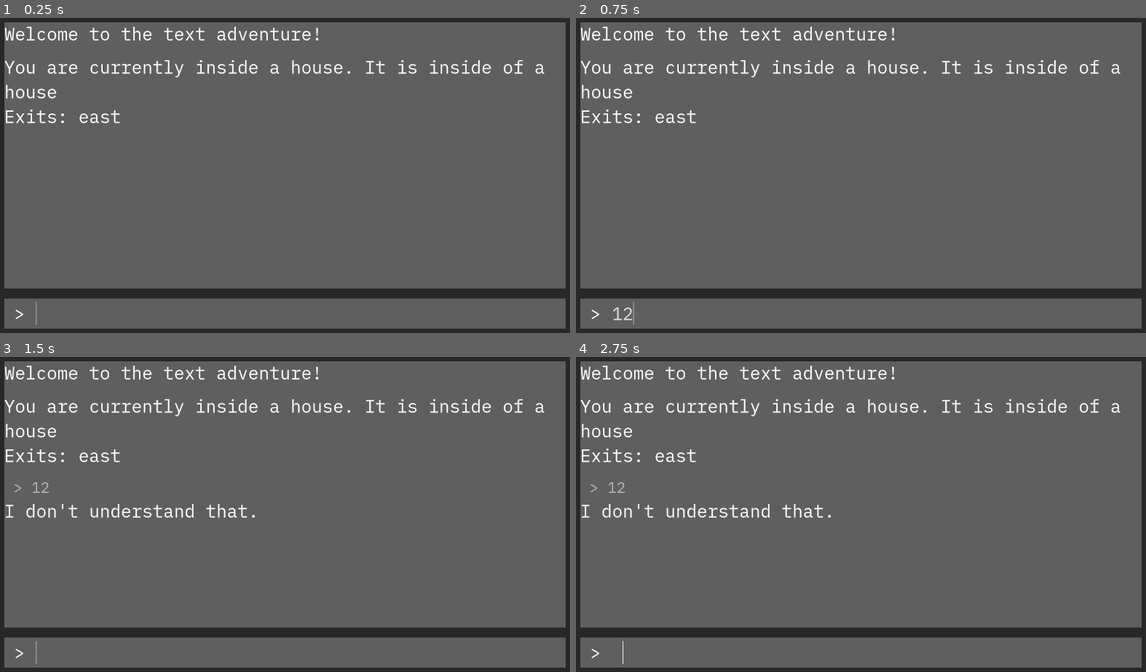
Above: before the commit, frames 1-4 (two rows, left to right).
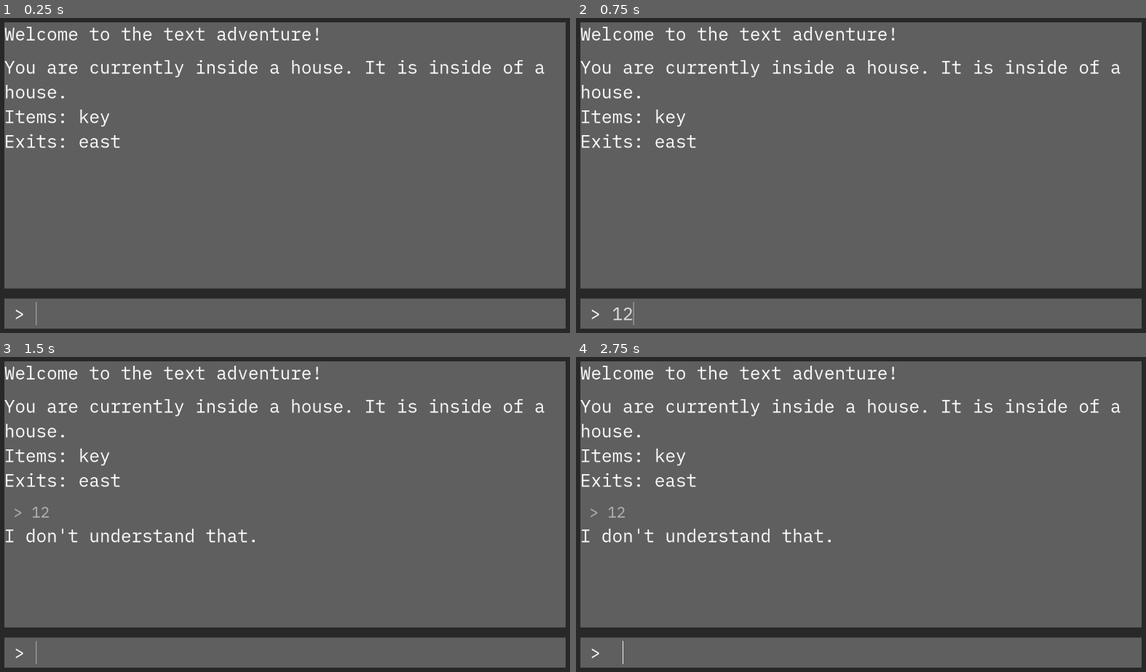
Above: after the commit, the same moments.

Repository: alephmembeth/textadventure-from-scratch
Game: Godot game, scene res://game.tscn
Two runs of this game, one before a commit and one after it. Both use one fixed random seed, a clock stepped at 60 frames per second and the inputs below.
Inputs (mouse positions are in pixels of both pictures, inside the frame that each line leads up to):
- Up to frame 1 (0.25 s): no input
- Up to frame 2 (0.75 s): click (878, 314) at 0.52 s; type "12" at 0.6 s
- Up to frame 3 (1.5 s): tap Enter at 1.25 s
- Up to frame 4 (2.75 s): tap Space at 2 s

The runs differ from the first frame. In frame 1, 0.5% of the frame differs, in the area x 1-22%, y 24-42%; in frame 2, 0.5%; in frame 3, 1.7%, in the area x 1-45%, y 24-59%; in frame 4, 1.7%.

Commit message:
Implement items

Diff:
--- a/areas/area.gd
+++ b/areas/area.gd
@@ -3,10 +3,11 @@
 extends PanelContainer
 class_name Area
 
-@export_multiline var area_name : String = "Area Name" : set = set_area_name
-@export_multiline var area_description : String = "Description of the area." : set = set_area_description
+@export_multiline var area_name: String = "Area Name": set = set_area_name
+@export_multiline var area_description: String = "Description of the area.": set = set_area_description
 
 var exits: Dictionary = {}
+var items: Array = []
 
 
 func set_area_name(new_area_name: String):
@@ -17,6 +18,40 @@
 func set_area_description(new_area_description: String):
 	$margins/rows/area_description.text = new_area_description
 	area_description = new_area_description
+
+
+func add_item(item: Item):
+	items.append(item)
+
+
+func get_full_description() -> String:
+	var area_description_string = PackedStringArray([
+		get_area_description(),
+		get_item_description(),
+		get_exit_description()
+	])
+	var full_description = "\n".join(area_description_string)
+	return full_description
+
+
+func get_area_description() -> String:
+	return "You are currently " + area_name + ". It is " + area_description
+
+
+func get_item_description() -> String:
+	if items.size() == 0:
+		return "Items: There are no items to pick up."
+
+	var item_description = ""
+	for item in items:
+		item_description += item.item_name + " "
+	return "Items: " + item_description
+
+
+func get_exit_description() -> String:
+	var exit_description_string = PackedStringArray(exits.keys())
+	var exit_description = " ".join(exit_description_string)
+	return "Exits: " + exit_description
 
 
 func connect_exits(direction: String, area: Area):
--- a/areas/area_manager.gd
+++ b/areas/area_manager.gd
@@ -2,4 +2,8 @@
 
 
 func _ready() -> void:
+	var key = Item.new()
+	key.initialize("key", Types.item_types.KEY)
+
 	$inside.connect_exits("east", $outside)
+	$inside.add_item(key)
--- a/game.tscn
+++ b/game.tscn
@@ -39,7 +39,7 @@
 offset_top = -279.0
 offset_bottom = -79.0
 area_name = "inside a house"
-area_description = "inside of a house"
+area_description = "inside of a house."
 
 [node name="outside" parent="area_manager" instance=ExtResource("3_ivh7q")]
 offset_left = 294.0
@@ -47,7 +47,7 @@
 offset_right = 544.0
 offset_bottom = -79.0
 area_name = "outside a house"
-area_description = "outside of a house"
+area_description = "outside of a house."
 
 [node name="interface" type="PanelContainer" parent="."]
 layout_mode = 1
--- /dev/null
+++ b/globals/types.gd
@@ -0,0 +1,5 @@
+extends Node
+
+enum item_types {
+	KEY,
+}
--- a/inputs/input_line.gd
+++ b/inputs/input_line.gd
@@ -1,7 +1,6 @@
 extends LineEdit
 
 
-# Called when the node enters the scene tree for the first time.
 func _ready() -> void:
 	grab_focus()
 
--- /dev/null
+++ b/items/item.gd
@@ -0,0 +1,10 @@
+extends Resource
+class_name Item
+
+@export var item_name: String = "Item Name"
+@export var item_type: Types.item_types = Types.item_types.KEY
+
+
+func initialize(item_name: String, item_type: Types.item_types):
+	self.item_name = item_name
+	self.item_type = item_type
--- a/parser.gd
+++ b/parser.gd
@@ -41,17 +41,9 @@
 
 
 func help() -> String:
-	return "You can use these commands: 'go [location]', 'help'."
+	return "You can use these commands: 'go [exit]', 'help'."
 
 
 func change_area(new_area: Area) -> String:
 	current_area = new_area
-	var exit_info_string = PackedStringArray(new_area.exits.keys())
-	var exit_info = " ".join(exit_info_string)
-
-	var area_info_string = PackedStringArray([
-		"You are currently " + new_area.area_name + ". It is " + new_area.area_description,
-		"Exits: " + exit_info
-	])
-	var area_info = "\n".join(area_info_string)
-	return area_info
+	return new_area.get_full_description()
--- a/project.godot
+++ b/project.godot
@@ -14,3 +14,7 @@
 run/main_scene="res://game.tscn"
 config/features=PackedStringArray("4.0", "Forward Plus")
 config/icon="res://icon.svg"
+
+[autoload]
+
+Types="*res://globals/types.gd"
